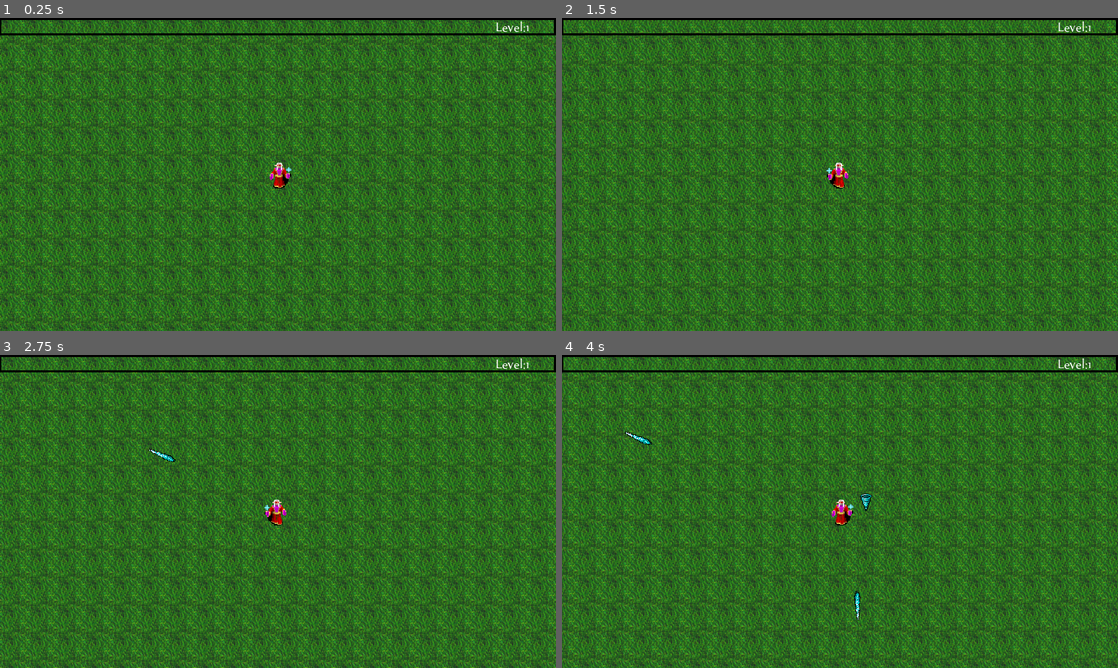
Above: before the commit, frames 1-4 (two rows, left to right).
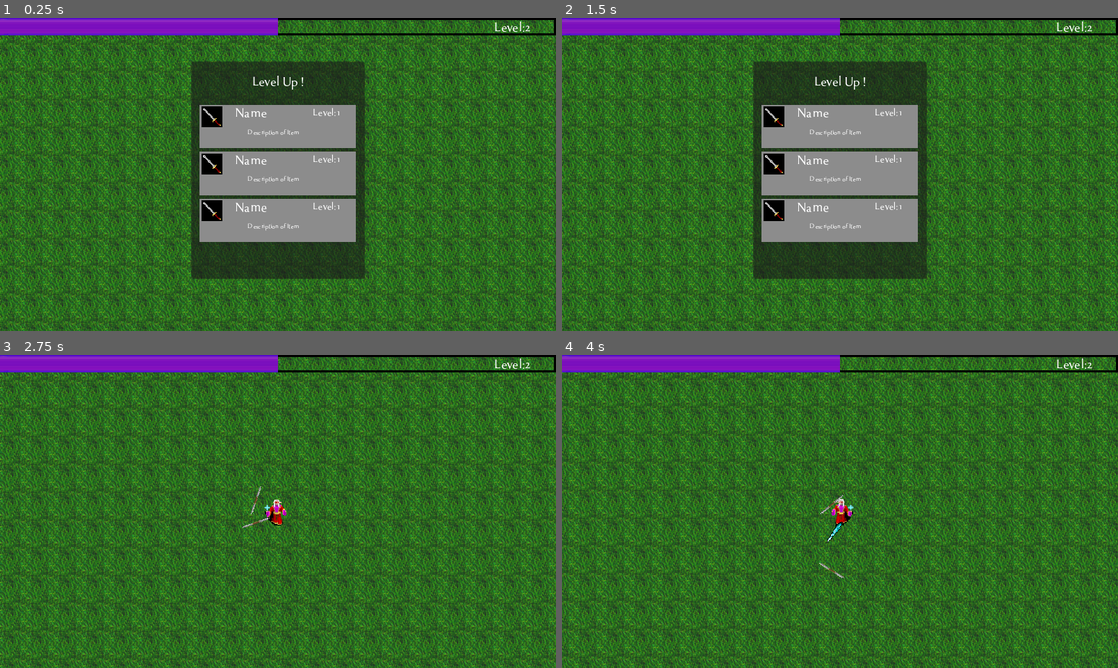
Above: after the commit, the same moments.

Repository: Jonixo/Godot-VampireSurvivorClone
Game: Godot game, scene res://World/world.tscn
The game is run twice, just before and just after one commit, with the same random seed, the same clock (stepped at 60 frames per second) and the same inputs. Sound files missing from this copy of the repository are replaced by a short silence.
Inputs (mouse positions are in pixels of both pictures, inside the frame that each line leads up to):
- Up to frame 1 (0.25 s): no input
- Up to frame 2 (1.5 s): tap Enter at 0.5 s; move the mouse to (962, 158) at 0.52 s; hold D (right) 0.53-1.28 s; click (962, 158) at 0.6 s; move the mouse to (728, 190) at 1.27 s; hold S (down) from 1.28 s (still down); click (728, 190) at 1.35 s
- Up to frame 3 (2.75 s): move the mouse to (333, 442) at 2.02 s; release S (down) at 2.03 s; hold D (right) from 2.03 s (still down); click (333, 442) at 2.1 s
- Up to frame 4 (4 s): move the mouse to (812, 574) at 2.77 s; release D (right) at 2.78 s; hold W (up) 2.78-3.53 s; click (812, 574) at 2.85 s; move the mouse to (1006, 558) at 3.52 s; hold A (left) from 3.53 s (still down); click (1006, 558) at 3.6 s

The runs differ from the first frame. In frame 1, 24% of the frame differs, in the area x 0-96%, y 0-84%; in frame 2, 57%, in the area x 0-100%, y 0-100%; in frame 3, 45%; in frame 4, 45%.

Commit message:
Added leveling system basics and pause state
Added necessary functions and systems for choosing a perk when level up

Diff:
--- a/Player/player.gd
+++ b/Player/player.gd
@@ -49,6 +49,10 @@
 #GUI
 @onready var expBar = get_node("%ExperienceBar")
 @onready var lblLevel = get_node("%lbl_level")
+@onready var levelPanel = get_node("%LevelUp")
+@onready var upgradeOption = get_node("%UpgradeOptions")
+@onready var itemOptions = preload("res://Utility/item_option.tscn")
+@onready var snd_levelup = get_node("%snd_levelup")
 
 func _ready():
 	attack()
@@ -175,9 +179,9 @@
 	if experience + collected_experience > exp_required:
 		collected_experience -= exp_required - experience
 		experience_level += 1
-		lblLevel.text = str("Level:",experience_level)
 		experience = 0
 		exp_required = calculate_experiencecap()
+		levelup()
 		calculate_experience(0)
 	else:
 		experience += collected_experience
@@ -198,3 +202,29 @@
 func set_exp_bar(set_value = 1,set_max_value = 100):
 	expBar.value = set_value
 	expBar.max_value = set_max_value
+
+func levelup():
+	snd_levelup.play()
+	lblLevel.text = str("Level:",experience_level)
+	var tween = levelPanel.create_tween()
+	tween.tween_property(levelPanel,"position",Vector2(220,50),0.2).set_trans(Tween.TRANS_QUINT).set_ease(Tween.EASE_IN)
+	tween.play()
+	levelPanel.visible = true
+
+	var options = 0
+	var optionsmax = 3
+	while options < optionsmax:
+		var option_choice  = itemOptions.instantiate()
+		upgradeOption.add_child(option_choice)
+		options += 1
+
+	get_tree().paused = true
+
+func upgrade_character(upgrade):
+	var option_children = upgradeOption.get_children()
+	for i in option_children:
+		i.queue_free()
+	levelPanel.visible = false
+	levelPanel.position = Vector2(800,50)
+	get_tree().paused = false
+	calculate_experience(0)
--- a/Player/player.tscn
+++ b/Player/player.tscn
@@ -6,6 +6,7 @@
 [ext_resource type="Texture2D" uid="uid://d0kmi2n680cf6" path="res://Textures/GUI/exp_background.png" id="4_jynaq"]
 [ext_resource type="Texture2D" uid="uid://dx2sekd2uvg66" path="res://Textures/GUI/exp_progress.png" id="5_vw35q"]
 [ext_resource type="FontFile" uid="uid://bvm4dla5ptblc" path="res://Font/tenderness.otf" id="6_5fwbw"]
+[ext_resource type="AudioStream" uid="uid://dko2ws7k3hnw6" path="res://Audio/SoundEffect/levelup.ogg" id="7_bh0gl"]
 
 [sub_resource type="CapsuleShape2D" id="CapsuleShape2D_ltn7s"]
 radius = 5.0
@@ -55,7 +56,6 @@
 wait_time = 1.0
 
 [node name="Attack" type="Node2D" parent="."]
-visible = false
 
 [node name="IceSpearTimer" type="Timer" parent="Attack"]
 unique_name_in_owner = true
@@ -77,7 +77,6 @@
 unique_name_in_owner = true
 
 [node name="EnemyDetectionArea" type="Area2D" parent="."]
-visible = false
 collision_layer = 4
 collision_mask = 4
 monitorable = false
@@ -129,6 +128,38 @@
 horizontal_alignment = 1
 vertical_alignment = 2
 
+[node name="LevelUp" type="Panel" parent="GUILayer/GUI"]
+unique_name_in_owner = true
+process_mode = 2
+visible = false
+layout_mode = 0
+offset_left = 800.0
+offset_top = 50.0
+offset_right = 1000.0
+offset_bottom = 300.0
+
+[node name="lbl_LevelUp" type="Label" parent="GUILayer/GUI/LevelUp"]
+layout_mode = 0
+offset_right = 200.0
+offset_bottom = 50.0
+theme_override_fonts/font = ExtResource("6_5fwbw")
+text = "Level Up !"
+horizontal_alignment = 1
+vertical_alignment = 1
+
+[node name="UpgradeOptions" type="VBoxContainer" parent="GUILayer/GUI/LevelUp"]
+unique_name_in_owner = true
+layout_mode = 0
+offset_left = 10.0
+offset_top = 50.0
+offset_right = 190.0
+offset_bottom = 100.0
+
+[node name="snd_levelup" type="AudioStreamPlayer" parent="GUILayer/GUI/LevelUp"]
+unique_name_in_owner = true
+stream = ExtResource("7_bh0gl")
+volume_db = -10.0
+
 [connection signal="hurt" from="HurtBox" to="." method="_on_hurt_box_hurt"]
 [connection signal="hurt" from="HurtBox" to="HurtBox" method="_on_hurt"]
 [connection signal="timeout" from="Attack/IceSpearTimer" to="." method="_on_ice_spear_timer_timeout"]
--- /dev/null
+++ b/Utility/item_option.gd
@@ -0,0 +1,23 @@
+extends ColorRect
+
+var mouse_over = false
+var item = null
+
+@onready var player = get_tree().get_first_node_in_group("player")
+
+signal selected_upgrade(upgrade)
+
+func _ready():
+	connect("selected_upgrade",Callable(player,"upgrade_character"))
+
+func _input(event):
+	if event.is_action("click"):
+		if mouse_over:
+			emit_signal("selected_upgrade",item)
+
+func _on_mouse_entered():
+	mouse_over = true
+
+
+func _on_mouse_exited():
+	mouse_over = false
--- /dev/null
+++ b/Utility/item_option.tscn
@@ -0,0 +1,65 @@
+[gd_scene load_steps=4 format=3 uid="uid://csn0y8faoq3ow"]
+
+[ext_resource type="Texture2D" uid="uid://dh1qvhn7mmgaw" path="res://Textures/Items/Weapons/sword.png" id="1_4fpji"]
+[ext_resource type="Script" path="res://Utility/item_option.gd" id="1_sum6y"]
+[ext_resource type="FontFile" uid="uid://bvm4dla5ptblc" path="res://Font/tenderness.otf" id="2_6q3m5"]
+
+[node name="ItemOption" type="ColorRect"]
+custom_minimum_size = Vector2(180, 50)
+anchors_preset = -1
+anchor_right = 0.281
+anchor_bottom = 0.139
+offset_right = 0.159988
+offset_bottom = -0.0400047
+color = Color(0.548963, 0.548963, 0.548963, 1)
+script = ExtResource("1_sum6y")
+
+[node name="ColorRect" type="ColorRect" parent="."]
+layout_mode = 0
+offset_left = 2.0
+offset_top = 2.0
+offset_right = 26.0
+offset_bottom = 26.0
+color = Color(0, 0, 0, 1)
+
+[node name="ItemIcon" type="TextureRect" parent="ColorRect"]
+layout_mode = 0
+offset_left = -2.0
+offset_top = -2.0
+offset_right = 38.0
+offset_bottom = 38.0
+scale = Vector2(0.75, 0.75)
+texture = ExtResource("1_4fpji")
+
+[node name="lbl_name" type="Label" parent="."]
+layout_mode = 0
+offset_left = 39.0
+offset_top = 2.0
+offset_right = 79.0
+offset_bottom = 25.0
+theme_override_fonts/font = ExtResource("2_6q3m5")
+text = "Name"
+horizontal_alignment = 1
+
+[node name="lbl_description" type="Label" parent="."]
+offset_left = 4.0
+offset_top = 27.0
+offset_right = 166.0
+offset_bottom = 48.0
+theme_override_fonts/font = ExtResource("2_6q3m5")
+theme_override_font_sizes/font_size = 8
+text = "Description of Item"
+horizontal_alignment = 1
+autowrap_mode = 3
+
+[node name="lbl_level" type="Label" parent="."]
+offset_left = 130.0
+offset_top = 3.0
+offset_right = 170.0
+offset_bottom = 26.0
+theme_override_fonts/font = ExtResource("2_6q3m5")
+theme_override_font_sizes/font_size = 12
+text = "Level: 1	"
+
+[connection signal="mouse_entered" from="." to="." method="_on_mouse_entered"]
+[connection signal="mouse_exited" from="." to="." method="_on_mouse_exited"]
--- a/World/world.tscn
+++ b/World/world.tscn
@@ -1,8 +1,9 @@
-[gd_scene load_steps=4 format=3 uid="uid://d2mn0d108ngst"]
+[gd_scene load_steps=5 format=3 uid="uid://d2mn0d108ngst"]
 
 [ext_resource type="Texture2D" uid="uid://quiqn4oskso5" path="res://Textures/dirt_full_new.png" id="1_isyl7"]
 [ext_resource type="PackedScene" uid="uid://2ascalvcjtwp" path="res://Player/player.tscn" id="2_lus28"]
 [ext_resource type="PackedScene" uid="uid://cmwrh584ytidf" path="res://Utility/enemy_spawner.tscn" id="3_8yq5a"]
+[ext_resource type="PackedScene" uid="uid://fus2o3xe0vqe" path="res://Objects/experience_gem.tscn" id="4_5nqvr"]
 
 [node name="World" type="Node2D"]
 
@@ -20,3 +21,6 @@
 [node name="EnemySpawner" parent="." instance=ExtResource("3_8yq5a")]
 
 [node name="Loot" type="Node2D" parent="." groups=["loot"]]
+
+[node name="ExperienceGem" parent="Loot" instance=ExtResource("4_5nqvr")]
+experience = 10
--- a/project.godot
+++ b/project.godot
@@ -45,6 +45,11 @@
 "events": [Object(InputEventKey,"resource_local_to_scene":false,"resource_name":"","device":-1,"window_id":0,"alt_press …(192 unchanged characters)…
 ]
 }
+click={
+"deadzone": 0.5,
+"events": [Object(InputEventMouseButton,"resource_local_to_scene":false,"resource_name":"","device":-1,"window_id":0,"alt_pressed":false,"shift_pressed":false,"ctrl_pressed":false,"meta_pressed":false,"button_mask":0,"position":Vector2(0, 0),"global_position":Vector2(0, 0),"factor":1.0,"button_index":1,"canceled":false,"pressed":false,"double_click":false,"script":null)
+]
+}
 
 [layer_names]
 
Not shown: 1 places in Player/player.tscn that only renumber resources
